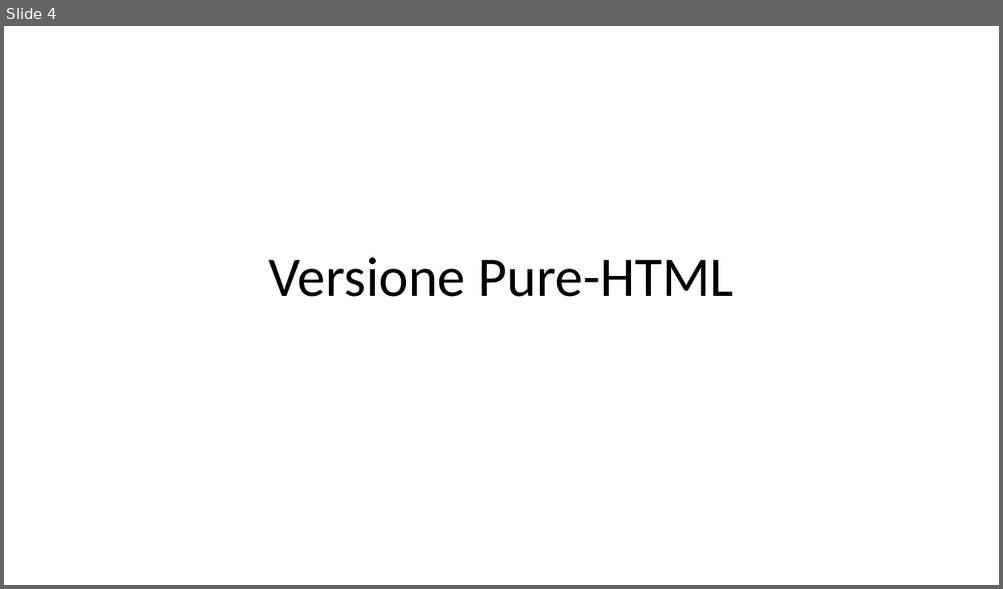
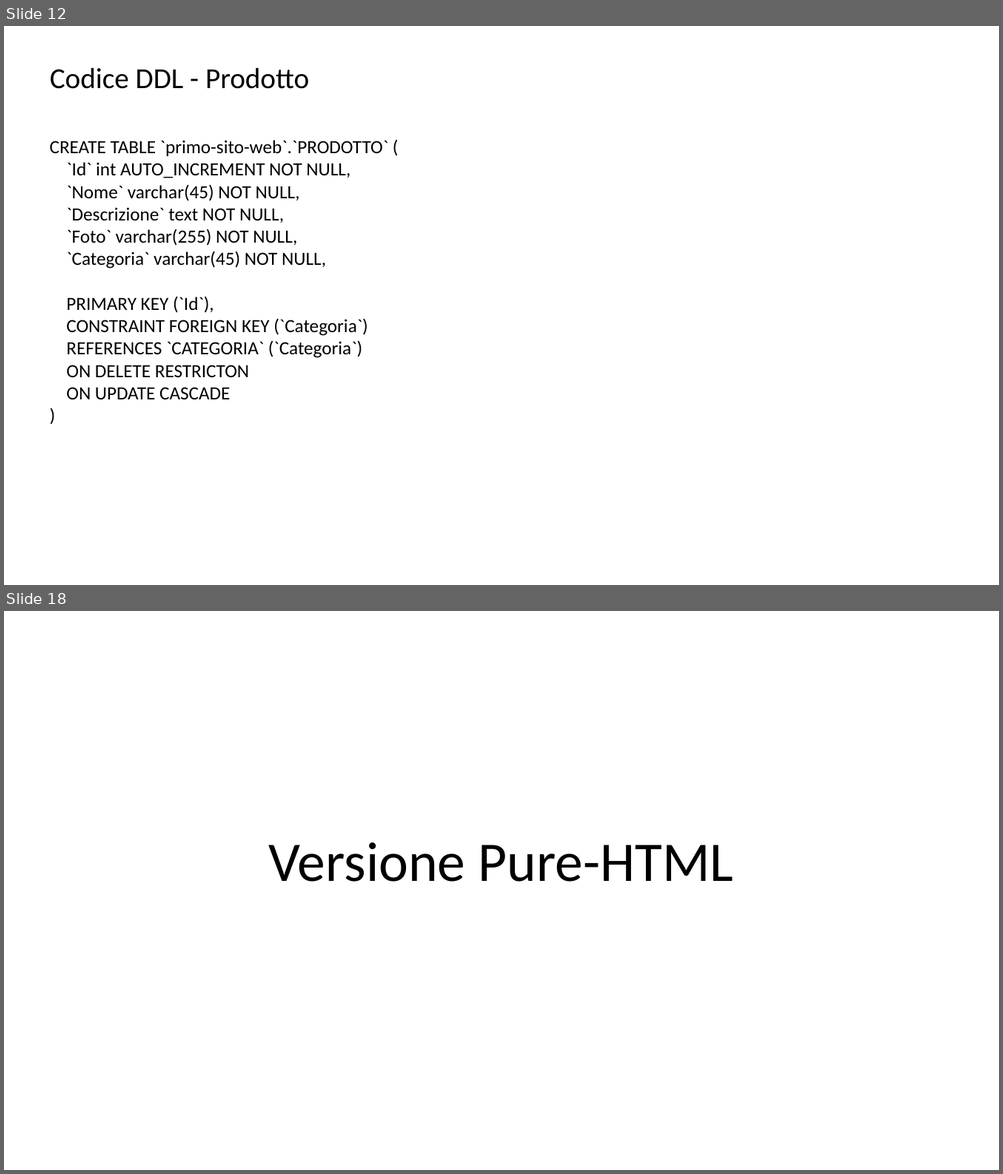
Before and after one commit to peetceenatoo/primo-sito-web, a slide deck: Progetto TIW 2023.pptx. Shown one above the other, each under a label of ours: slide 4 before the commit, slides 12 and 18 after it; the slides between them are not shown. The pictures are 1003x589 and 1003x1174 pixels, drawn with LibreOffice and Linux fonts; fonts in the diff are those of the drawing. Boxes give left, top, right and bottom in pixels: in the first picture for what was removed or moved away, otherwise in the second. Text is boxed around its words. In the diff, an @@ line names an element or a change of style, - is before the commit and + after.

```diff
--- a/Progetto TIW 2023.pptx
+++ b/Progetto TIW 2023.pptx
@@ slide 12 added at box(4, 26, 999, 585), background #FFFFFF @@
@@ title added at box(50, 67, 309, 89), 28 pt, text #000000 @@
+Codice DDL - Prodotto
@@ text added at box(50, 140, 388, 400), 18 pt, text #000000 @@
+CREATE TABLE `primo-sito-web`.`PRODOTTO` (
+`Id` int AUTO_INCREMENT NOT NULL,
+`Nome` varchar(45) NOT NULL,
+`Descrizione` text NOT NULL,
+`Foto` varchar(255) NOT NULL,
+`Categoria` varchar(45) NOT NULL,
+PRIMARY KEY (`Id`),
+CONSTRAINT FOREIGN KEY (`Categoria`)
+REFERENCES `CATEGORIA` (`Categoria`)
+ON DELETE RESTRICTON
+ON UPDATE CASCADE
+)
@@ what was slide 4 is now slide 18 @@
```
Also in this commit, not shown: 1 slide changed, 33 other slides added.
